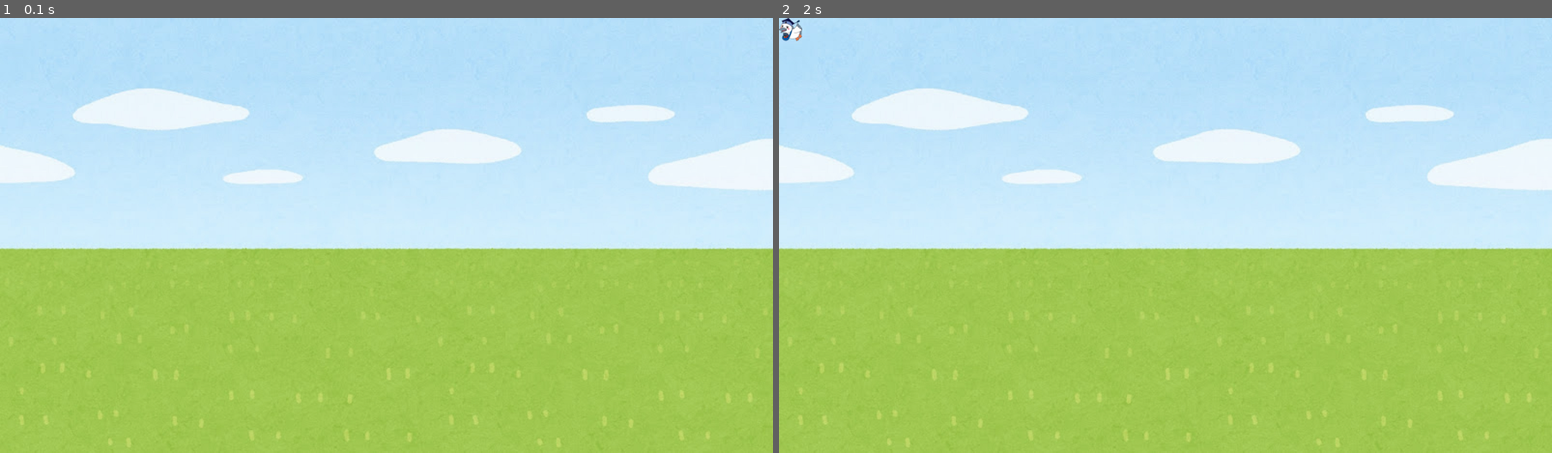
Above: before the commit, frames 1-2 (left to right).
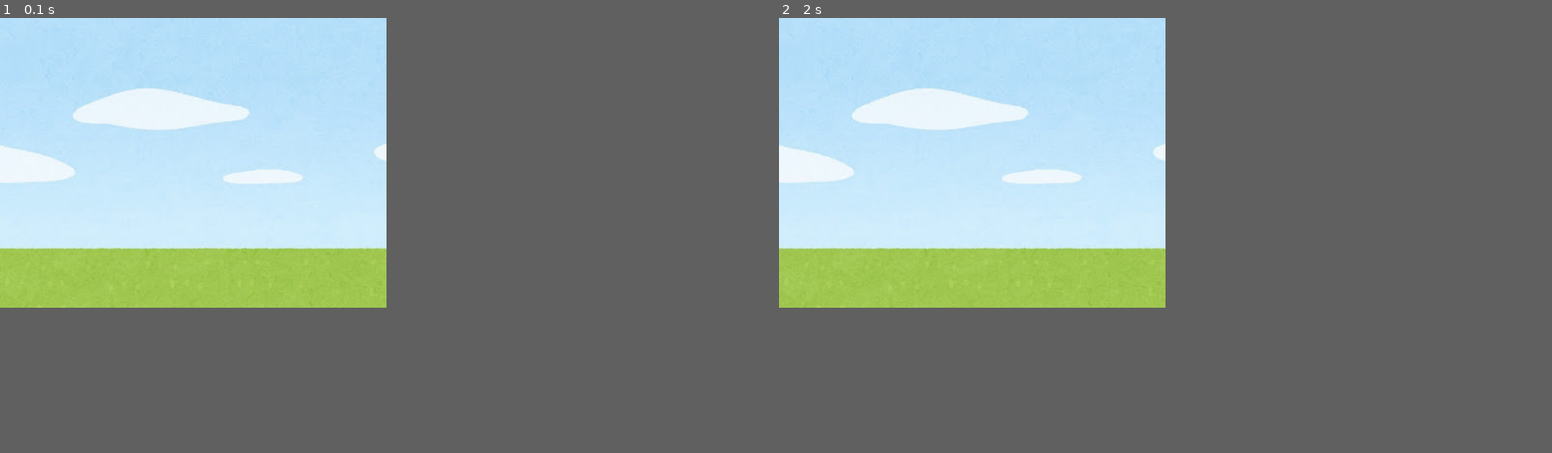
Above: after the commit, the same moments.

Repository: c0a240966c/ProjExD_1
Game: pygame game, started from pygame_image.py
Same seed, same stepped clock (60 frames per second), same inputs: the game is played once before the commit and once after it.
Inputs:
- Up to frame 1 (0.1 s): no input
- Up to frame 2 (2 s): no input
The window is 900x506 before the commit and 450x337 after it. Grey fills any space a smaller window leaves; there, only what the larger window draws over its background counts as a difference.

The runs differ from the first frame. In frame 1, 27% of the frame differs, in the area x 0-100%, y 0-99%; in frame 2, 27%.

Commit message:
練習3,4おわり

Diff:
--- a/pygame_image.py
+++ b/pygame_image.py
@@ -7,12 +7,11 @@
 
 def main():
     pg.display.set_caption("はばたけ！こうかとん")
-    screen = pg.display.set_mode((1600, 900))
+    screen = pg.display.set_mode((800, 600))
     clock  = pg.time.Clock()
     bg_img = pg.image.load("fig/pg_bg.jpg")
     kk_img = pg.image.load("fig/3.png")
-
-    # kk_img = pg.transform.flip(kk_img, True, False)
+    kk_img = pg.transform.flip(kk_img, True, False)
 
 
     tmr = 0
@@ -25,11 +24,6 @@
         tmr += 1
         clock.tick(10)
 
-        screen.blit(kk_img, [0, 0])
-        # pg.transform.flip(kk_img, True, False)
-        pg.display.update()
-        tmr += 1
-        clock.tick(10)
 
 
 
